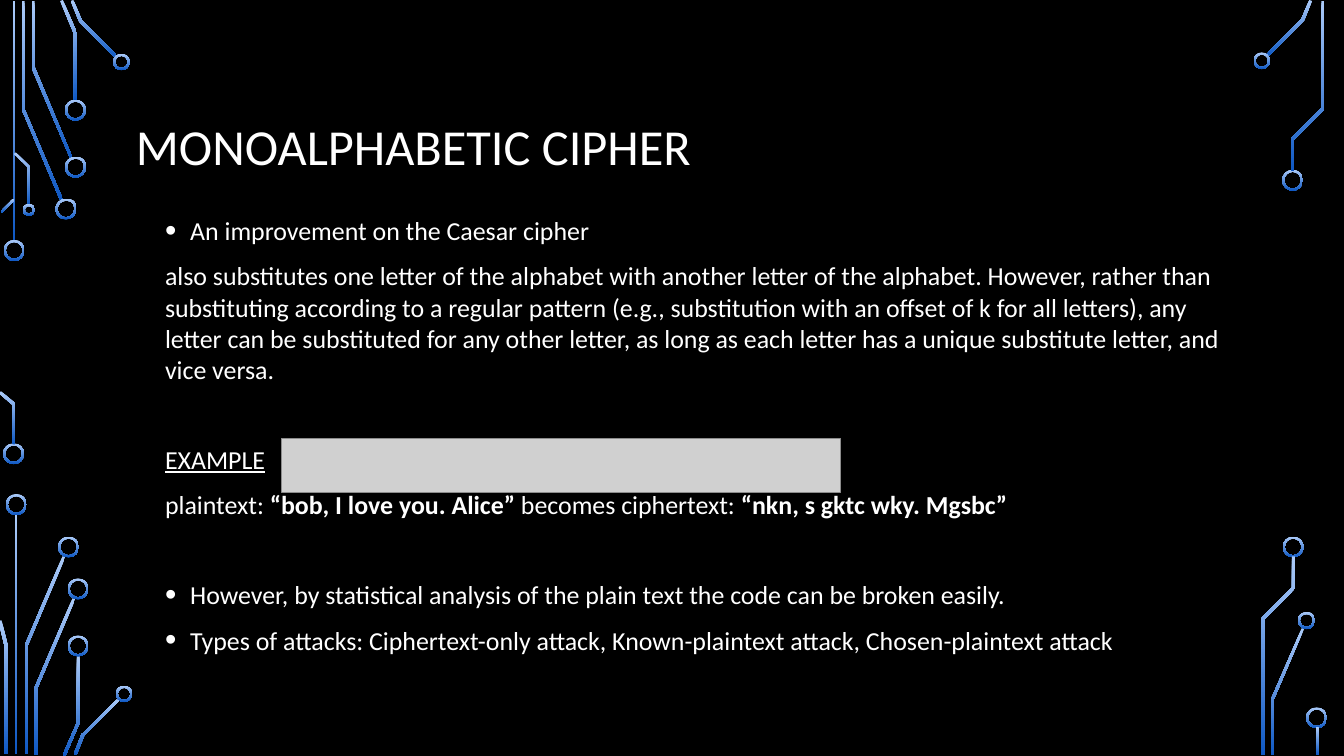
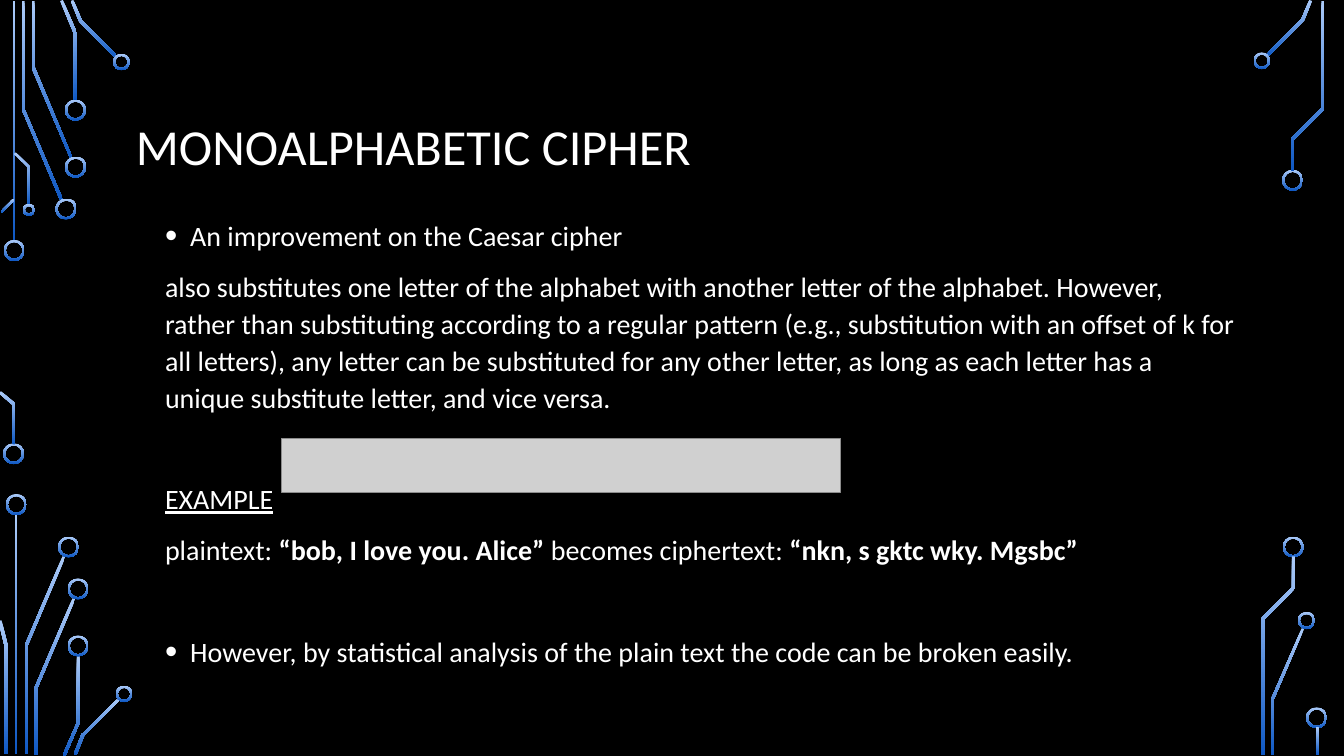
Before and after one commit to CDsonji/NET-Seminar, a slide deck: slide 14 of TLS.pptx. Drawn at 1344x756 pixels with LibreOffice and Linux fonts; fonts in the diff are those of the drawing; grey boxes stand for pictures; background and template pictures are left out. Boxes give left, top, right and bottom in pixels: in the first picture for what was removed or moved away, otherwise in the second. Text is boxed around its words. In the diff, an @@ line names an element or a change of style, - is before the commit and + after.

```diff
--- a/TLS.pptx
+++ b/TLS.pptx
@@ text "An improvement on the Caesar ..." at (165, 226, 1234, 667): size 18.5 to 20 pt; line spacing 1 to 1.1 @@
@@ text at (190, 632, 1112, 655): paragraph removed @@
-• Types of attacks: Ciphertext-only attack, Known-plaintext attack, Chosen-plaintext attack
```
Also in this commit, not shown: 4 other slides changed, 1 slide added.
